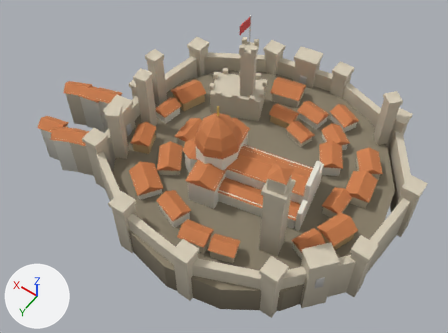
A saved change to the glTF model game/assets/models/settlements/city_med_a.glb.
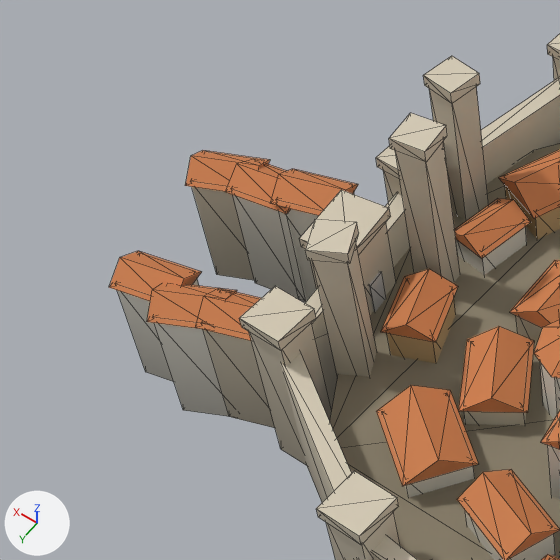
Old and new are each drawn whole from a 50 mm lens placed at (-1.91, 3.13, 4.67), pointed at (0.15, 0.25, 0.14) and again close up on the part from 0% to 43% of the width and 9% to 66% of the height. Every picture has the same lights, and +X, +Y and +Z are marked at lower left. The older version's two pictures come first. The close-ups show mesh edges as thin lines. Vertices at exactly the same position are counted once.

The first close-up shows 'city_med_a'.
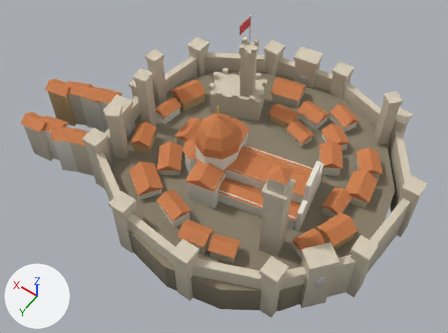
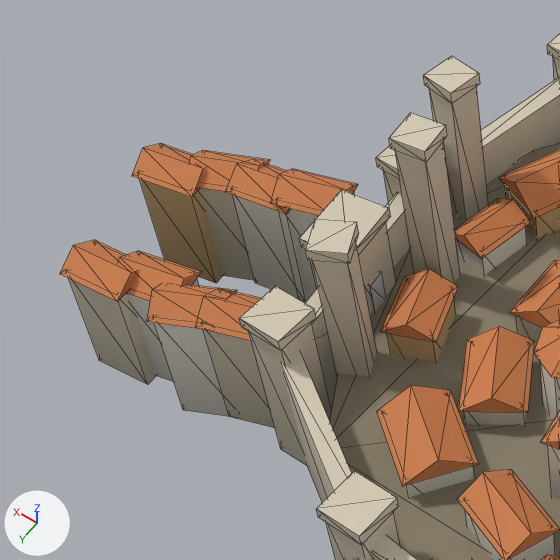
Pixel boxes (x1, y1, x2, y2) of what changed, in the close-ups (560 x 560 px):
'city_med_a', reshaped: before (109, 33, 560, 560); after (60, 33, 560, 560)
part 1 of me_cylinder, added: after (68, 245, 156, 385)
part 2 of me_cylinder, added: after (132, 144, 206, 197)
part 3 of me_cylinder, added: after (60, 240, 138, 302)
part 4 of me_cylinder, added: after (139, 146, 223, 283)
part 5 of me_cylinder, recoloured: (186, 272, 201, 285) in both

The change, as a list of edits to the scene's bpy script:
```text
Change me_cylinder:
    used by ob_city_med_a; location = (0.0, 0.0, -0.165)
    remove me_cylinder.from_pydata(...)  # 1143 vertices, 1712 faces; spans x -1.48..2.12, y -1.42..1.34, z -0.19..1.39
    add me_cylinder.from_pydata(...)  # 1171 vertices, 1752 faces; spans x -1.48..2.27, y -1.42..1.34, z -0.19..1.39
    me_cylinder part 1: the loose piece of 8 vertices spanning x 1.68..1.92, y 0.16..0.35, z -0.19..0.31 is copied, and the copy is moved by (0.19, 0.6, -0.01), in mat_limestone; it spans x 1.87..2.11, y 0.77..0.94, z -0.19..0.29
    me_cylinder part 2: the loose piece of 6 vertices spanning x 1.66..1.94, y 0.14..0.37, z 0.3..0.36 is copied, and the copy is moved by (0.33, 0.12, -0.01); it spans x 1.99..2.27, y 0.27..0.49, z 0.29..0.34
    me_cylinder part 3: the loose piece of 6 vertices spanning x 1.69..1.97, y 0.67..0.9, z 0.28..0.33 is copied, and the copy is turned -7.1 degrees about the z axis through its middle, then moved by (0.16, 0.07, 0.01); it spans x 1.86..2.12, y 0.76..0.96, z 0.28..0.34
    me_cylinder part 4: the loose piece of 8 vertices spanning x 1.68..1.92, y 0.16..0.35, z -0.19..0.31 is copied, and the copy is moved by (0.33, 0.12, -0.01), in mat_ochre; it spans x 2.01..2.26, y 0.29..0.48, z -0.18..0.3
    me_cylinder part 5: 2 kept faces spanning x 1.69..1.97, y 0.67..0.9, z 0.28..0.33 get new vertex colours; the middle colour goes from light grey #dedede to white #ffffff
```
